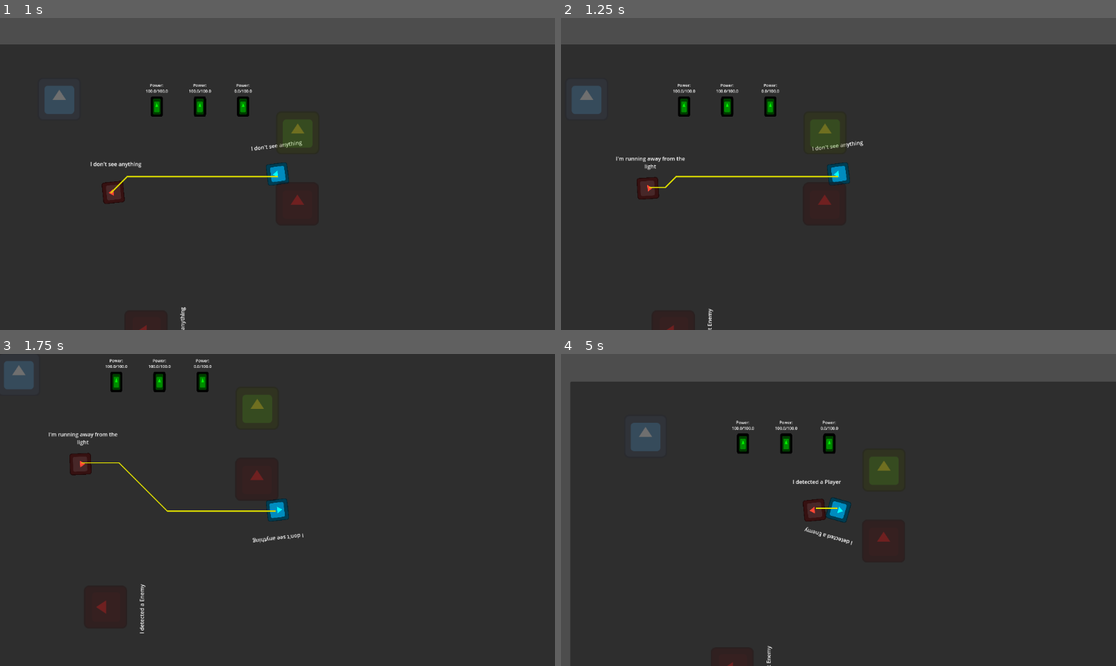
Above: before the commit, frames 1-4 (two rows, left to right).
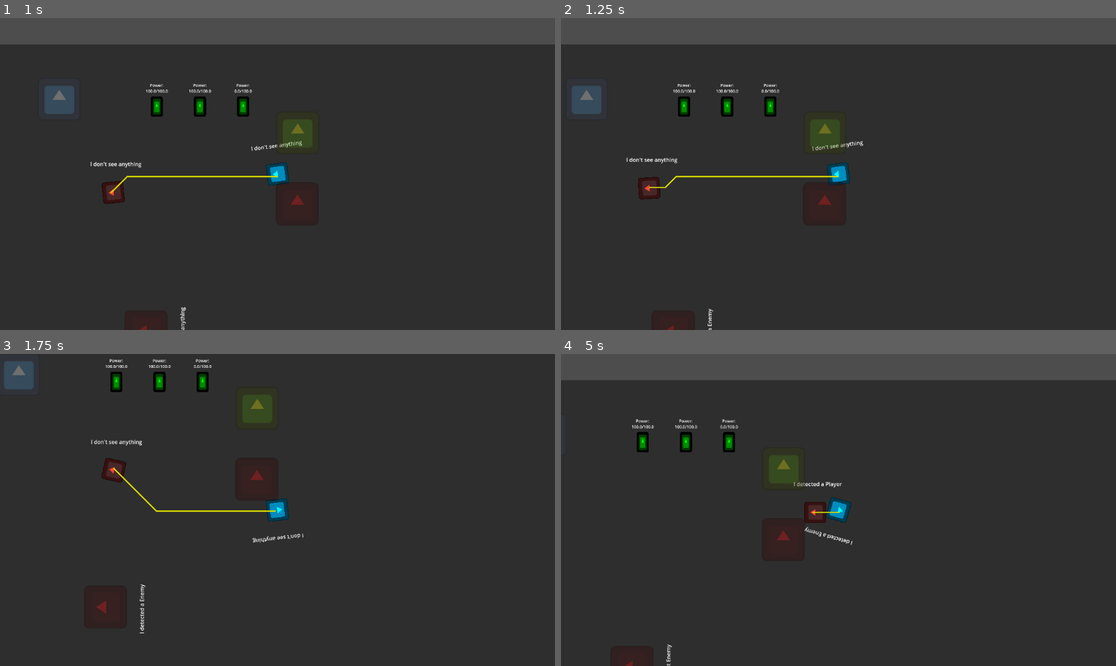
Above: after the commit, the same moments.

Repository: haladrias/godot_wild_jam_82_project
Game: Godot game, scene res://scenes/main.tscn
Two runs of this game, one before a commit and one after it. Both use one fixed random seed, a clock stepped at 60 frames per second and the inputs below. The engine's default icon, where the game draws it, is replaced by a stand-in: a white triangle on a blue panel in a dark square.
Inputs (mouse positions are in pixels of both pictures, inside the frame that each line leads up to):
- Up to frame 1 (1 s): move the mouse to (399, 158) at 0.52 s; hold D (move_right) from 0.53 s (still down); hold Space (space_bar) from 0.53 s (still down)
- Up to frame 2 (1.25 s): keep holding D (move_right); keep holding Space (space_bar)
- Up to frame 3 (1.75 s): move the mouse to (166, 525) at 1.27 s; release D (move_right) at 1.28 s; release Space (space_bar) at 1.28 s; hold S (move_down) from 1.28 s (still down); tap Space (space_bar) at 1.35 s
- Up to frame 4 (5 s): move the mouse to (894, 441) at 2.02 s; release S (move_down) at 2.03 s; hold D (move_right) 2.03-2.78 s; hold Space (space_bar) 2.03-2.78 s; move the mouse to (810, 572) at 2.77 s; hold W (move_up) 2.78-3.53 s; tap Space (space_bar) at 2.85, 4.35 s; move the mouse to (1005, 556) at 3.52 s; hold Space (space_bar) 3.53-4.28 s; hold A (move_left) from 3.53 s (still down); move the mouse to (672, 463) at 4.27 s

Frame 1 is identical in both runs. In frame 2, 0.2% of the frame differs, in the area x 9-28%, y 44-100%; in frame 3, 0.8%; in frame 4, 4.5%, in the area x 0-100%, y 8-100%.

Commit message:
WIP: setting light activation only when powered

Diff:
--- a/scripts/detection_component.gd
+++ b/scripts/detection_component.gd
@@ -73,8 +73,7 @@
 			# New detection if body is in the current list but wasn't in the previous frame's.
 			print("NEW DETECTION: ", body.name)
 			view_cone_detection_triggered.emit(body)
-			if body.is_in_group("Enemy"):
-				body.run_away_from_light()
+
 
 	# Check for lost bodies
 	for body in _bodies_in_fov:
--- a/scripts/flood_light.gd
+++ b/scripts/flood_light.gd
@@ -1,12 +1,13 @@
 class_name FloodLight extends PowerConsumer
 @export var detection_component: DetectionComponent
-
+var is_powered: bool = false
 # Add logic to create light beam that deters enemy
 func _ready() -> void:
 	detection_component.view_cone_detection_triggered.connect(detected)
 	detection_component.view_cone_detection_stopped.connect(not_detected)
 	DebugTools.update_debug_label(debug_label, "I don't see anything")
-
+	self.power_activated.connect(power_device)
+	self.power_deactivated.connect(unpower_device)
 
 func detected(body):
 	DebugTools.update_debug_label(debug_label, "I detected a " + body.name)
@@ -14,3 +15,16 @@
 
 func not_detected(body):
 	DebugTools.update_debug_label(debug_label, "I think I lost " + body.name)
+
+#! Disable and enable light beam depending on device power; probably needs bool changed
+func power_device(power_source) -> void:
+	if battery_connected and power_source.current_power > 0:
+		is_powered = true
+		detection_component.view_cone.show() #! Doesn't work, needs to toggle collision layer probably
+		print("I'm powered")
+	else:
+		is_powered = false
+		detection_component.view_cone.hide()
+
+func unpower_device() -> void:
+	is_powered = false
--- a/scripts/power_consumer_component.gd
+++ b/scripts/power_consumer_component.gd
@@ -1,6 +1,7 @@
 class_name PowerConsumerComponment extends Node2D
 ## Component for objects that need to draw power from a PowerSource
-
+signal power_activated
+signal power_deactivated
 @export_group("Power Consumer Stats")
 ## The amount of power drained per tick
 @export_range(1.0, 100.0, 0.1) var drain_per_tick: float = 0.5
@@ -20,12 +21,14 @@
 func drain_power_source(power_source: PowerSourceComponent) -> void:
 	print("Attempt to drain power source")
 	# TODO: Rework this logic to drain to a device
+	power_activated.emit(power_source)
 	while power_source.current_power > power_source.min_power and can_drain:
 		print("Draining power source")
 		power_source.current_power -= drain_per_tick
 		if power_source.current_power <= power_source.min_power:
 			power_source.current_power = power_source.min_power
 			power_source.depleted.emit() # TODO: what to connect this to?
+			power_deactivated.emit(power_source)
 		await get_tree().create_timer(tick_interval).timeout
 		continue
 
